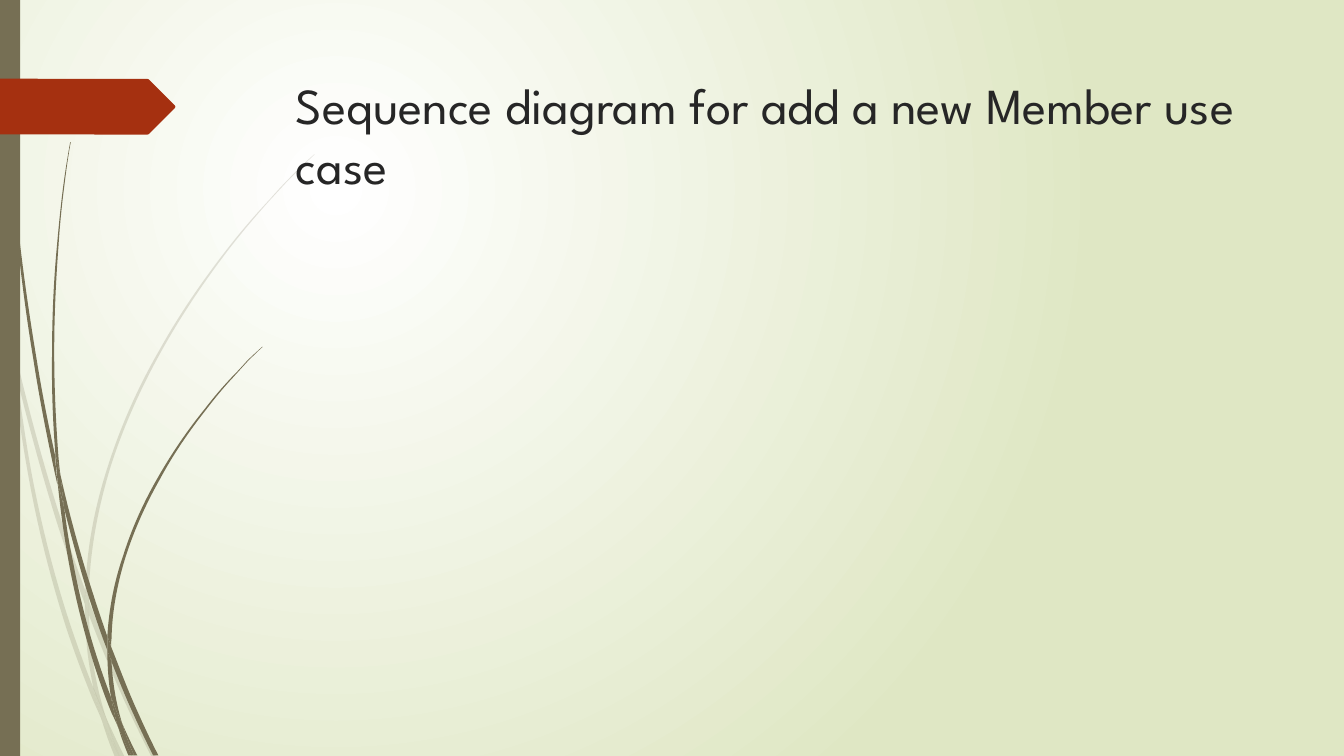
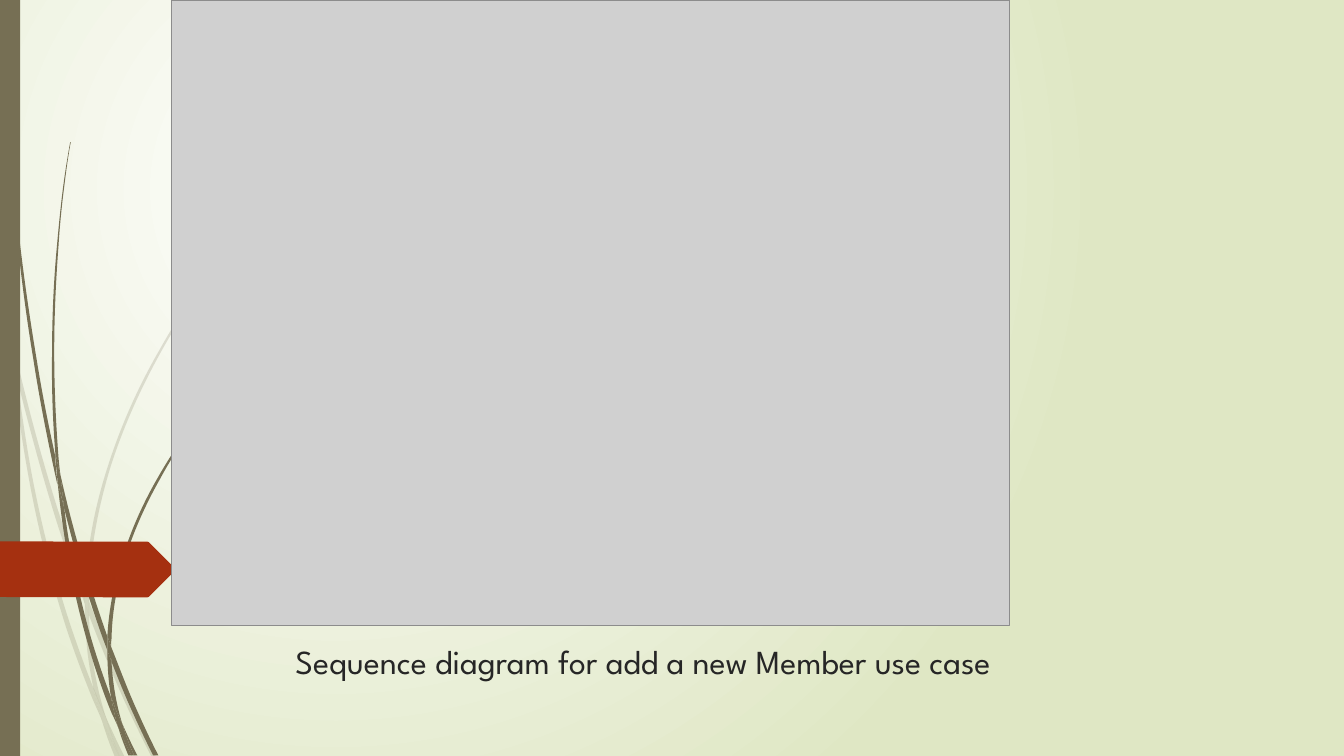
Before and after one commit to devmarwane/library-management, a slide deck: slide 6 of doc/Group 2 Library Management System.pptx. Drawn at 1344x756 pixels with LibreOffice and Linux fonts; fonts in the diff are those of the drawing; grey boxes stand for pictures. Boxes give left, top, right and bottom in pixels: in the first picture for what was removed or moved away, otherwise in the second. Text is boxed around its words. In the diff, an @@ line names an element or a change of style, - is before the commit and + after.

Commit message:
include sequence diagrams and STC

```diff
--- a/doc/Group 2 Library Management System.pptx
+++ b/doc/Group 2 Library Management System.pptx
@@ picture added at bbox=[171, 0, 1010, 625] @@
@@ freeform shape: place and size @@
-freeform shape at bbox=[0, 79, 175, 134]
+freeform shape at bbox=[0, 541, 175, 597]
@@ title "Sequence diagram for add a ...": place and size @@
-title "Sequence diagram for add a ..." at bbox=[296, 88, 1234, 185]
+title "Sequence diagram for add a ..." at bbox=[295, 650, 990, 682]
@@ title "Sequence diagram for add a ..." at bbox=[295, 650, 990, 682]: size 36 to 24 pt; vertical alignment top to bottom @@
```
Also in this commit, not shown: 2 other slides changed, 1 other file.
